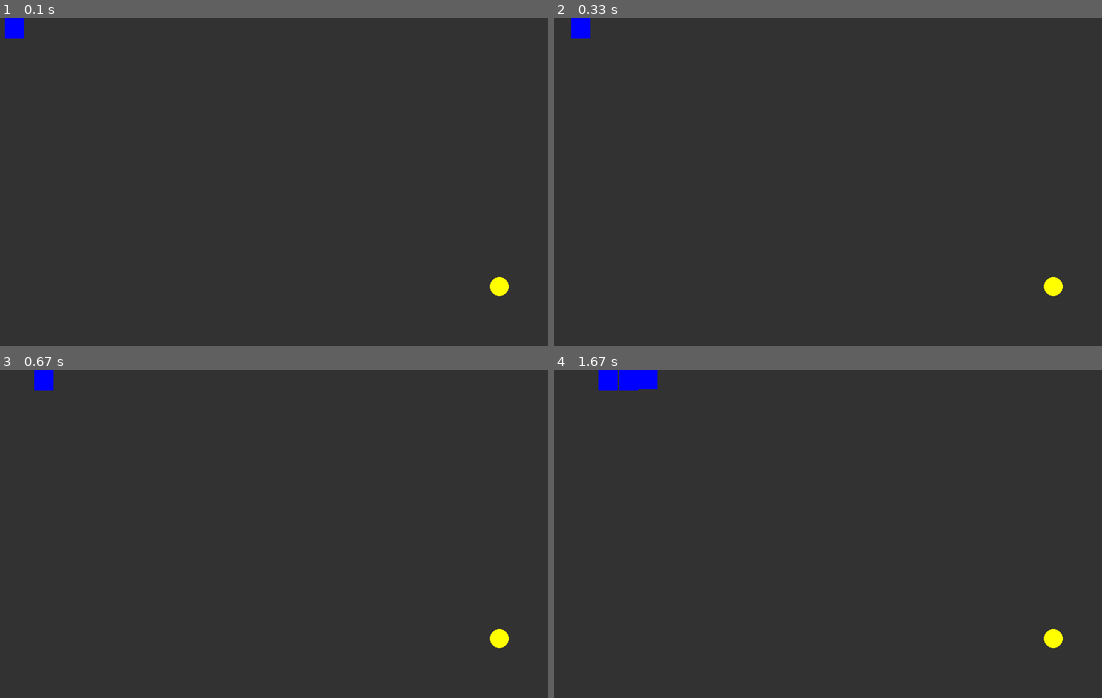
Above: before the commit, frames 1-4 (two rows, left to right).
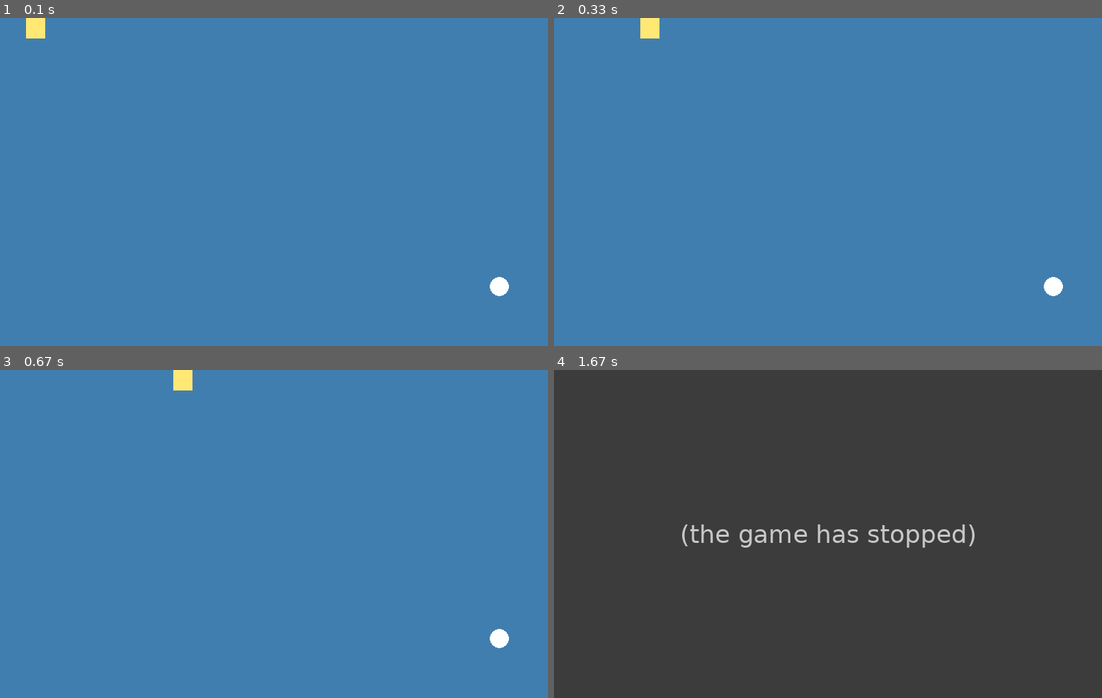
Above: after the commit, the same moments.

Repository: 6KmG/Snake-game-in-pygame
Game: pygame game, started from snake_game.py
Same seed, same stepped clock (60 frames per second), same inputs: the game is played once before the commit and once after it.
Inputs:
- Up to frame 1 (0.1 s): no input
- Up to frame 2 (0.33 s): no input
- Up to frame 3 (0.67 s): tap Enter at 0.33 s
- Up to frame 4 (1.67 s): hold D 0.67-1.13 s; hold W 1.17-1.63 s

The runs differ from the first frame. In frame 1, 100% of the frame differs, in the area x 0-100%, y 0-100%; in frame 2, 100%; in frame 3, 100%; in frame 4, 1.8%.
After the commit the program exited at 1.25 s; later frames show no game.

Commit message:
Add files via upload
Little update, changing speed now will not break the game. (hopefully)

Diff:
--- a/snake_game.py
+++ b/snake_game.py
@@ -7,28 +7,28 @@
 clock = pygame.time.Clock()
 
 WINDOW_WIDTH, WINDOW_HEIGHT = 800, 480
-BACKGROUND_COLOR = (50,50,50)
-FPS = 300
+BACKGROUND_COLOR = (65,126,176)
+FPS = 77
 DELAY = 0.25
 
 class Snake:
     SIZE = 50
     STARTING_POINT = (100,100)
-    COLOR = (0,0,255)
+    COLOR = (255,232,115)
     pos_x = 0
     pos_y = 0
     movements = [False, False, None, True] # [0] is Upward, [1] is Downward, [2] is Left and [3] is Right (default)
     length = []
-    SPEED = 3
+    SPEED = 6
     body = []
 
 class Food:
     SIZE = 2
-    COLOR = (255,255,0)
+    COLOR = (255,255,255)
     POS = [random.randint(50,WINDOW_WIDTH-50),random.randint(50,WINDOW_HEIGHT-50)]
 
 dt = (1000/FPS)/10
-delay = 0.0
+cooldown = 0.0
 screen = display.set_mode((WINDOW_WIDTH, WINDOW_HEIGHT),RESIZABLE)
 delay2 = time.time()+1
 add = 0
@@ -38,6 +38,9 @@
 running = True
 while running:
     display.set_caption(f"Snake game | FPS:{str(clock)[11:16]} | Score: {score}")
+
+    # Movements
+
     if Snake.movements[0]:
         Snake.pos_y-=dt/720*screen.get_height()*Snake.SPEED
     if Snake.movements[1]:
@@ -47,45 +50,57 @@
     if Snake.movements[3]:
         Snake.pos_x+=dt/1280*screen.get_width()*Snake.SPEED
 
+    # Adding the tiles
+
     Snake.length.append([Snake.pos_x,Snake.pos_y])
 
+    # Keys
+
     for run in event.get():
-        if run.type == KEYDOWN or run.type == KEYUP:
+        if run.type == KEYDOWN:
 
-            if run.key == K_d and time.time() > delay and Snake.movements[3] != None:  #D
-                delay = time.time()+DELAY
+            if run.key == K_d and time.time() > cooldown and Snake.movements[3] != None:  #Key "D"
+                cooldown = time.time()+DELAY
                 Snake.movements = [False, False, None, True]
 
-            elif run.key == K_a and time.time() > delay and Snake.movements[2] != None: #A
-                delay = time.time()+DELAY
+            elif run.key == K_a and time.time() > cooldown and Snake.movements[2] != None: #Key "A"
+                cooldown = time.time()+DELAY
                 Snake.movements = [False, False, True, None]
 
-            elif run.key == K_w and time.time() > delay and Snake.movements[0] != None: #W
-                delay = time.time()+DELAY
+            elif run.key == K_w and time.time() > cooldown and Snake.movements[0] != None: #Key "W"
+                cooldown = time.time()+DELAY
                 Snake.movements = [True, None, False, False]
 
-            elif run.key == K_s and time.time() > delay and Snake.movements[1] != None: #S
-                delay = time.time()+DELAY
+            elif run.key == K_s and time.time() > cooldown and Snake.movements[1] != None: #Key "S"
+                cooldown = time.time()+DELAY
                 Snake.movements = [None, True, False, False]
+
+        # Quit on exit button
 
         if run.type == QUIT:
             running = False
+
+    # Draw stuff to the screen
 
     screen.fill(BACKGROUND_COLOR)
     snake = draw.rect(screen, Snake.COLOR, [Snake.pos_x,Snake.pos_y,screen.get_width()/Snake.SIZE*9/5,screen.get_height()/Snake.SIZE*16/5])
     food = draw.circle(screen, Food.COLOR,Food.POS,(screen.get_height()+screen.get_width())/Food.SIZE*16/5/Snake.SIZE*9/5/5)
 
     if time.time() >= delay2:
-        for i in range(len(Snake.length)-1,0,-4*round(FPS/24)):
+        for i in range(len(Snake.length)-1,0,int(-(13/Snake.SPEED)*(FPS/24))):
             Snake.body.append(draw.rect(screen, Snake.COLOR, [Snake.length[i][0],Snake.length[i][1],screen.get_width()/Snake.SIZE*9/5,screen.get_height()/Snake.SIZE*16/5]))
 
-        for i in range(len(Snake.length)-8*round(FPS/24),0,-4*round(FPS/24)):
+        for i in range(int(len(Snake.length)-8*(FPS/24)),0,int(-(13/Snake.SPEED)*(FPS/24))):
             if snake.centerx >= Snake.length[i][0] and snake.centerx <= Snake.length[i][0] + screen.get_width()/Snake.SIZE*9/5:
                 if snake.centery >= Snake.length[i][1] and snake.centery <= Snake.length[i][1] + screen.get_height()/Snake.SIZE*16/5:
                     running = False
 
+        # Remove the previous tiles, thus make the illusion that the snake is moving
+
         if time.time() >= add:
             Snake.length.remove(Snake.length[0])
+
+    # Food position and behaviour
 
     if snake.center[0] <= food.bottomright[0] and snake.center[0] >= food.topleft[0] and time.time() >= delay2:
         if snake.center[1] <= food.bottomright[1] and snake.center[1] >= food.topleft[1]:
@@ -94,6 +109,8 @@
             ad+=12
             score += 1
 
+    # Quit on Snake leaves the screen
+
     if snake.center[0]<=0 or snake.center[1]<=0 or snake.center[0]>=screen.get_width() or snake.center[1]>=screen.get_height():
         running = False
 
